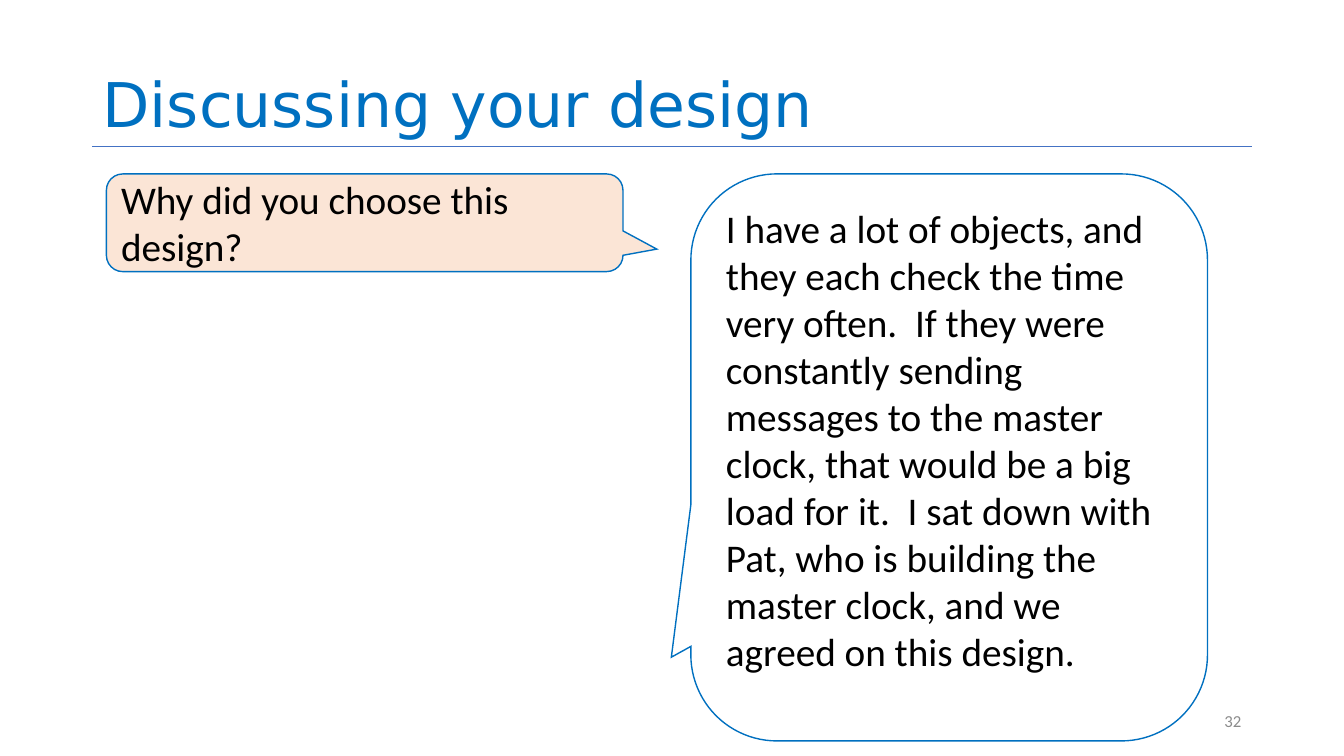
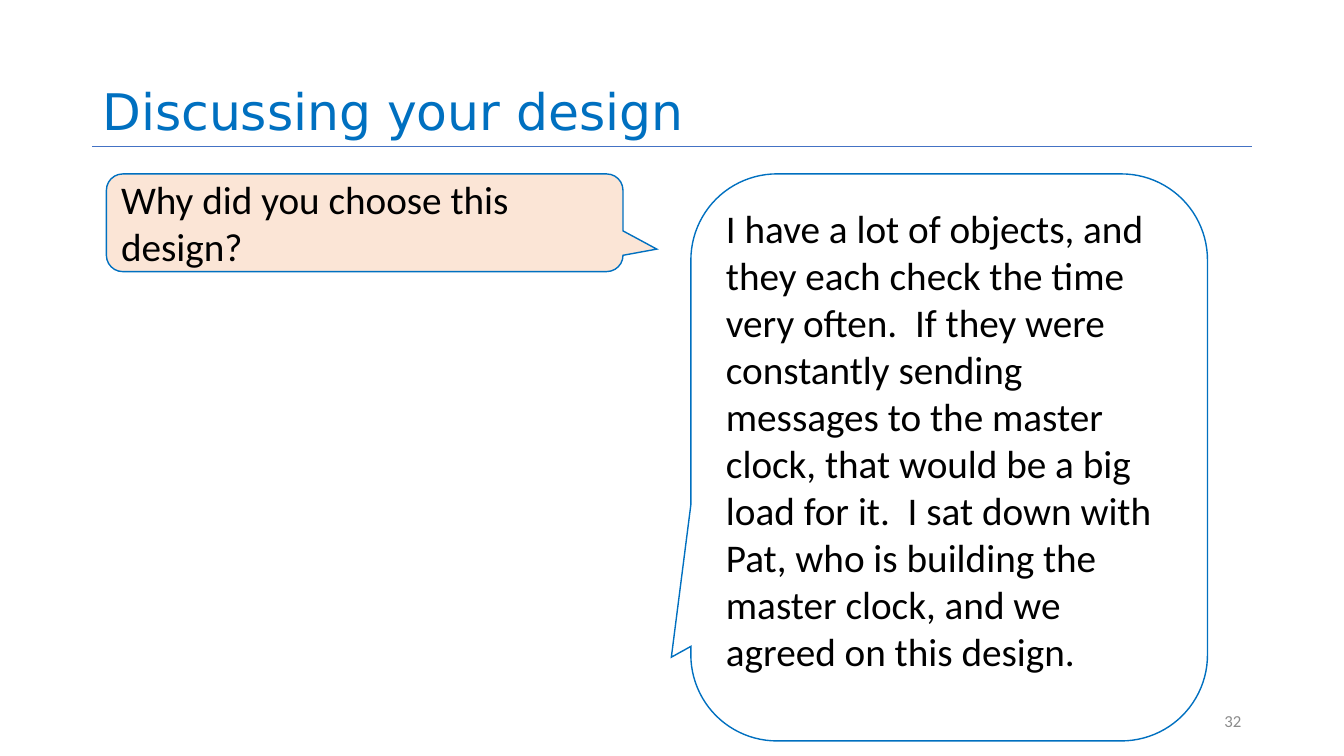
Before and after one commit to neu-se/CS4530-Spring-2023, a slide deck: slide 32 of Slides/Module 04 Interaction-Level Design Patterns.pptx. Drawn at 1344x756 pixels with LibreOffice and Linux fonts; fonts in the diff are those of the drawing. Boxes give left, top, right and bottom in pixels: in the first picture for what was removed or moved away, otherwise in the second. Text is boxed around its words. In the diff, an @@ line names an element or a change of style, - is before the commit and + after.

```diff
--- a/Slides/Module 04 Interaction-Level Design Patterns.pptx
+++ b/Slides/Module 04 Interaction-Level Design Patterns.pptx
@@ title "Discussing your design" at [102,91,683,141]: size 44 to 36 pt @@
```
Also in this commit, not shown: 8 other slides changed, 1 other file.
